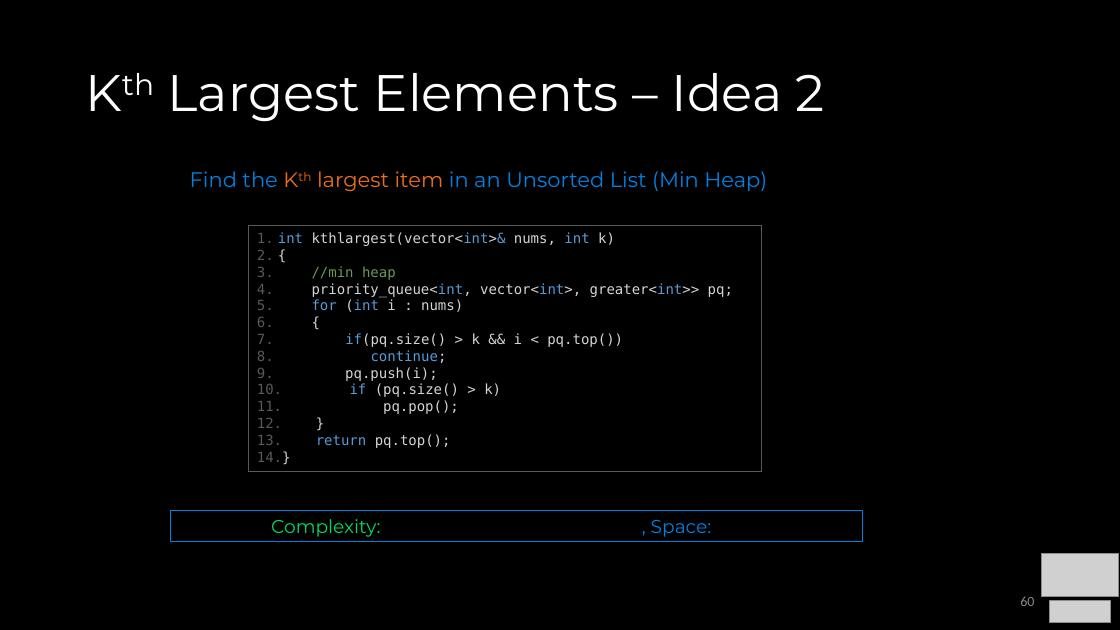
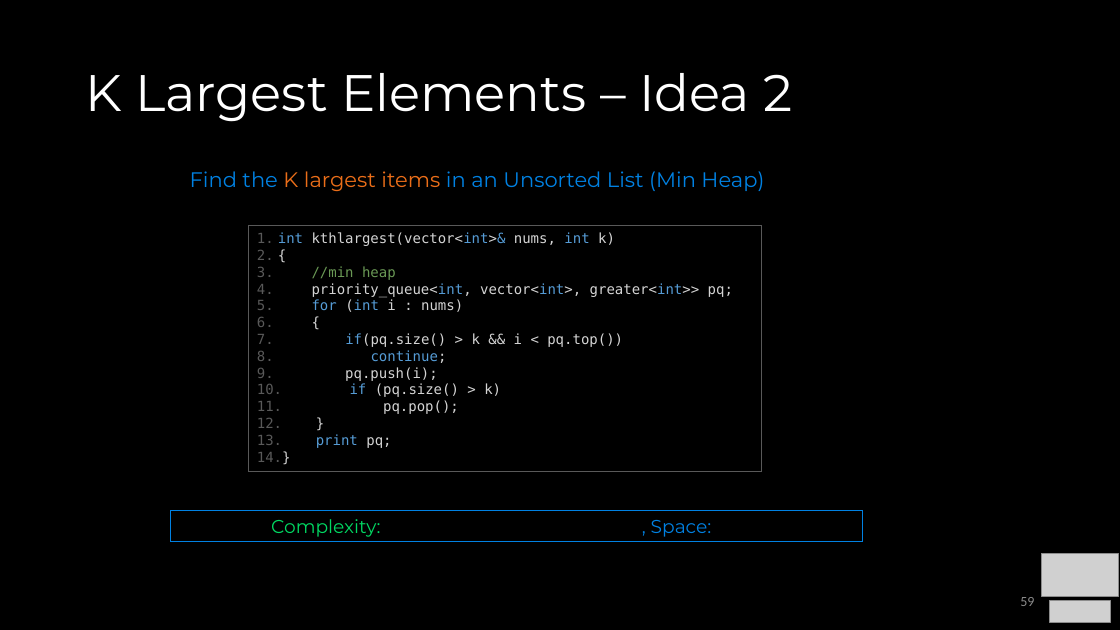
Before and after one commit to COP3530/Instructional-Content, a slide deck: slide 59 of Slides-PPT/5 - Heaps.pptx (slide 60 before the commit). Drawn at 1120x630 pixels with LibreOffice and Linux fonts; fonts in the diff are those of the drawing; grey boxes stand for pictures. Boxes give left, top, right and bottom in pixels: in the first picture for what was removed or moved away, otherwise in the second. Text is boxed around its words. In the diff, an @@ line names an element or a change of style, - is before the commit and + after.

```diff
--- a/Slides-PPT/5 - Heaps.pptx
+++ b/Slides-PPT/5 - Heaps.pptx
@@ title at (85, 73, 792, 122): text changed @@
-Kth Largest Elements – Idea 2
+K Largest Elements – Idea 2
@@ text at (190, 171, 764, 191): text changed @@
-Find the Kth largest item in an Unsorted List (Min Heap)
+Find the K largest items in an Unsorted List (Min Heap)
@@ text in rectangle at (316, 434, 391, 448): text changed; text colour #D4D4D4 to #569CD6 @@
-13. return pq.top();
+13. print pq;
@@ page number at (1020, 597, 1034, 606): text changed @@
-60
+59
```
Also in this commit, not shown: 7 other slides changed, 1 slide removed, 3 other files.
